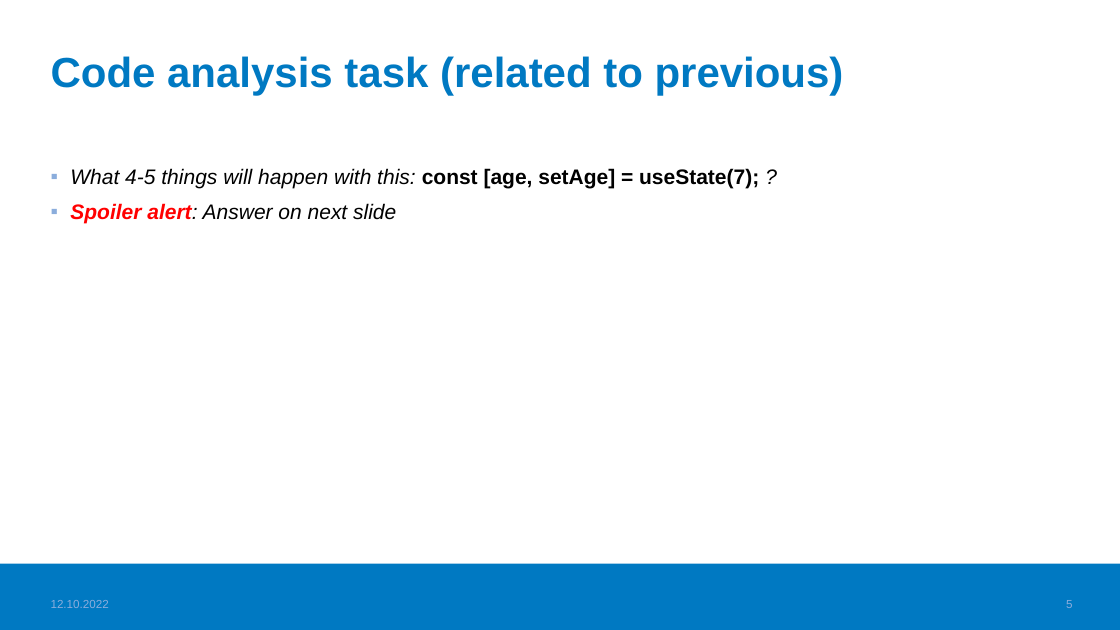
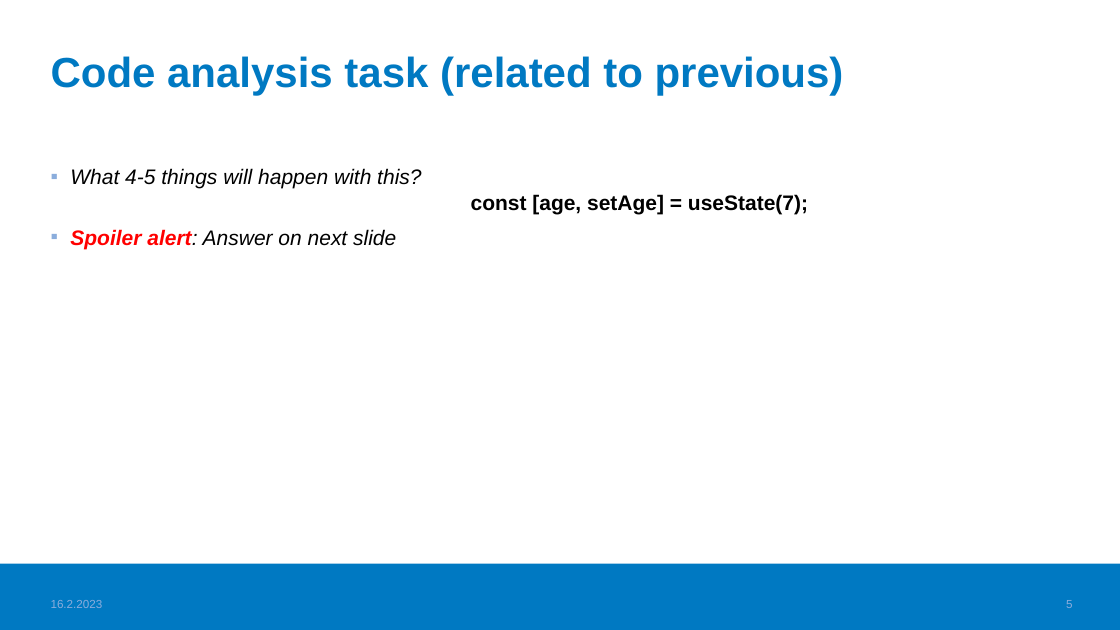
Before and after one commit to valju/docs_frontend_design, a slide deck: slide 5 of FrontendStuff_ForExam.pptx. Drawn at 1120x630 pixels with LibreOffice and Linux fonts; fonts in the diff are those of the drawing; background and template pictures are left out. Boxes give left, top, right and bottom in pixels: in the first picture for what was removed or moved away, otherwise in the second. Text is boxed around its words. In the diff, an @@ line names an element or a change of style, - is before the commit and + after.

```diff
--- a/FrontendStuff_ForExam.pptx
+++ b/FrontendStuff_ForExam.pptx
@@ text at [70,168,808,214]: text changed @@
-▪ What 4-5 things will happen with this: const [age, setAge] = useState(7); ?
+▪ What 4-5 things will happen with this?
+  const [age, setAge] = useState(7);
@@ text at [51,600,103,608]: text changed @@
-12.10.2022
+16.2.2023
```
Also in this commit, not shown: 19 other slides changed, 1 other file.
